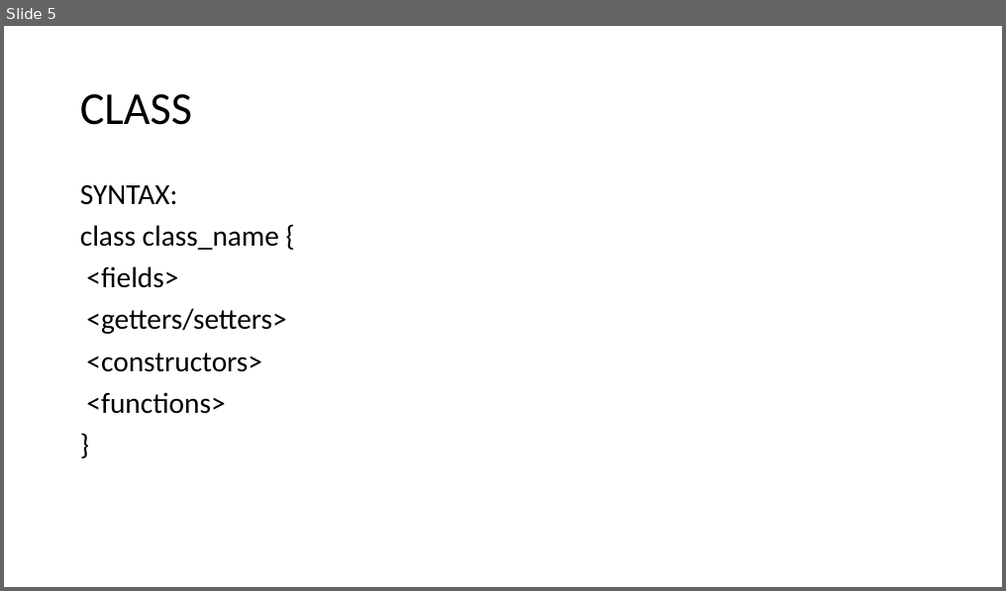
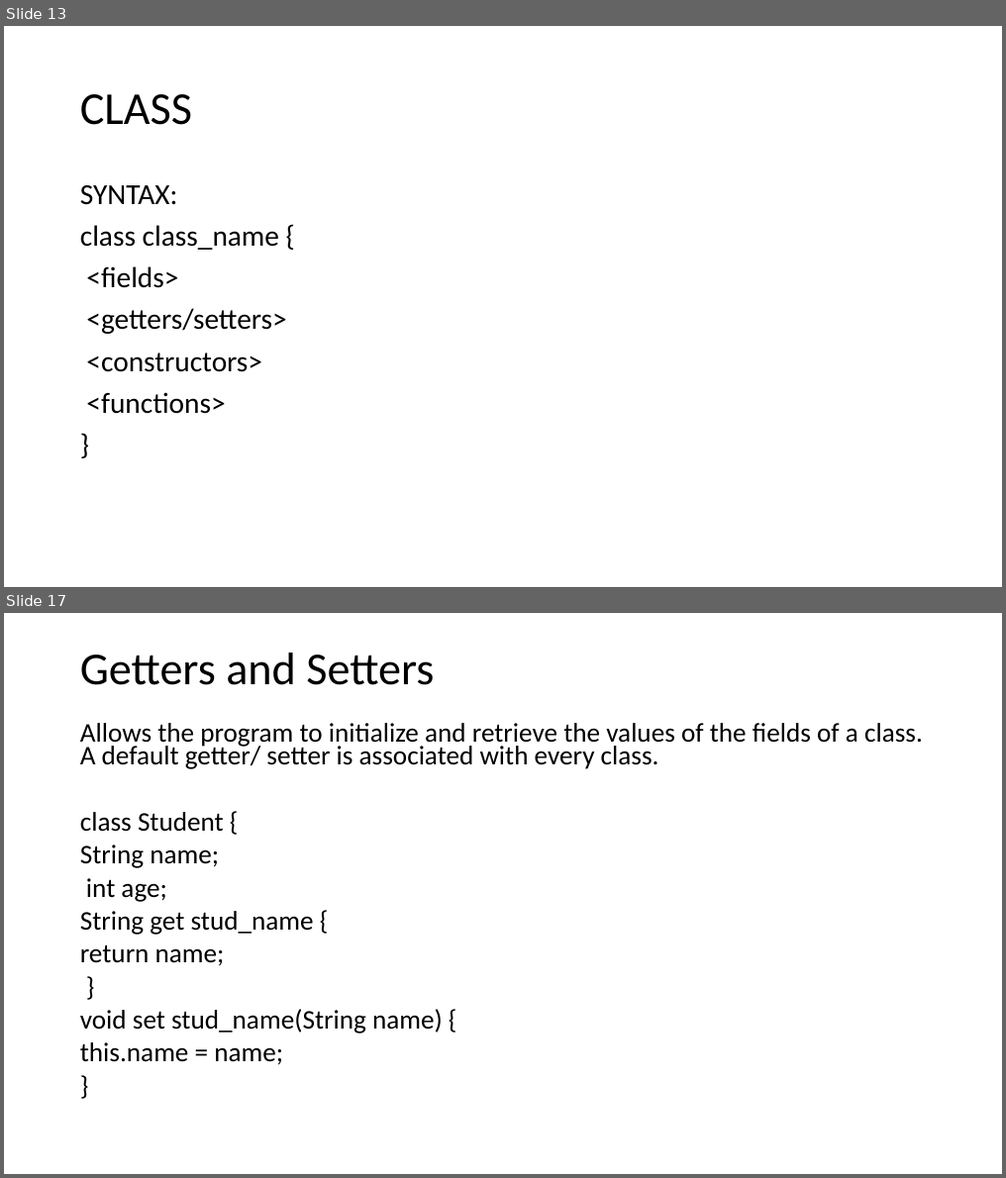
Before and after one commit to Anjy123/Flutter, a slide deck: DART.pptx. Shown one above the other, each under a label of ours: slide 5 before the commit, slides 13 and 17 after it; the slides between them are not shown. The pictures are 1006x591 and 1006x1178 pixels, drawn with LibreOffice and Linux fonts; fonts in the diff are those of the drawing. Boxes give left, top, right and bottom in pixels: in the first picture for what was removed or moved away, otherwise in the second. Text is boxed around its words. In the diff, an @@ line names an element or a change of style, - is before the commit and + after.

```diff
--- a/DART.pptx
+++ b/DART.pptx
@@ slide 17 added at bbox=[4, 613, 1002, 1174], background #FFFFFF @@
@@ title added at bbox=[80, 653, 434, 685], 44 pt, text #000000 @@
+Getters and Setters
@@ text added at bbox=[80, 723, 923, 1065], 25.9 pt, text #000000 @@
+Allows the program to initialize and retrieve the values of the fields of a class. A default getter/ setter is associated with every class.
+class Student {
+String name;
+int age;
+String get stud_name {
+return name;
+}
+void set stud_name(String name) {
+this.name = name;
+}
@@ what was slide 5 is now slide 13 @@
```
Also in this commit, not shown: 1 slide changed, 5 other slides added.
